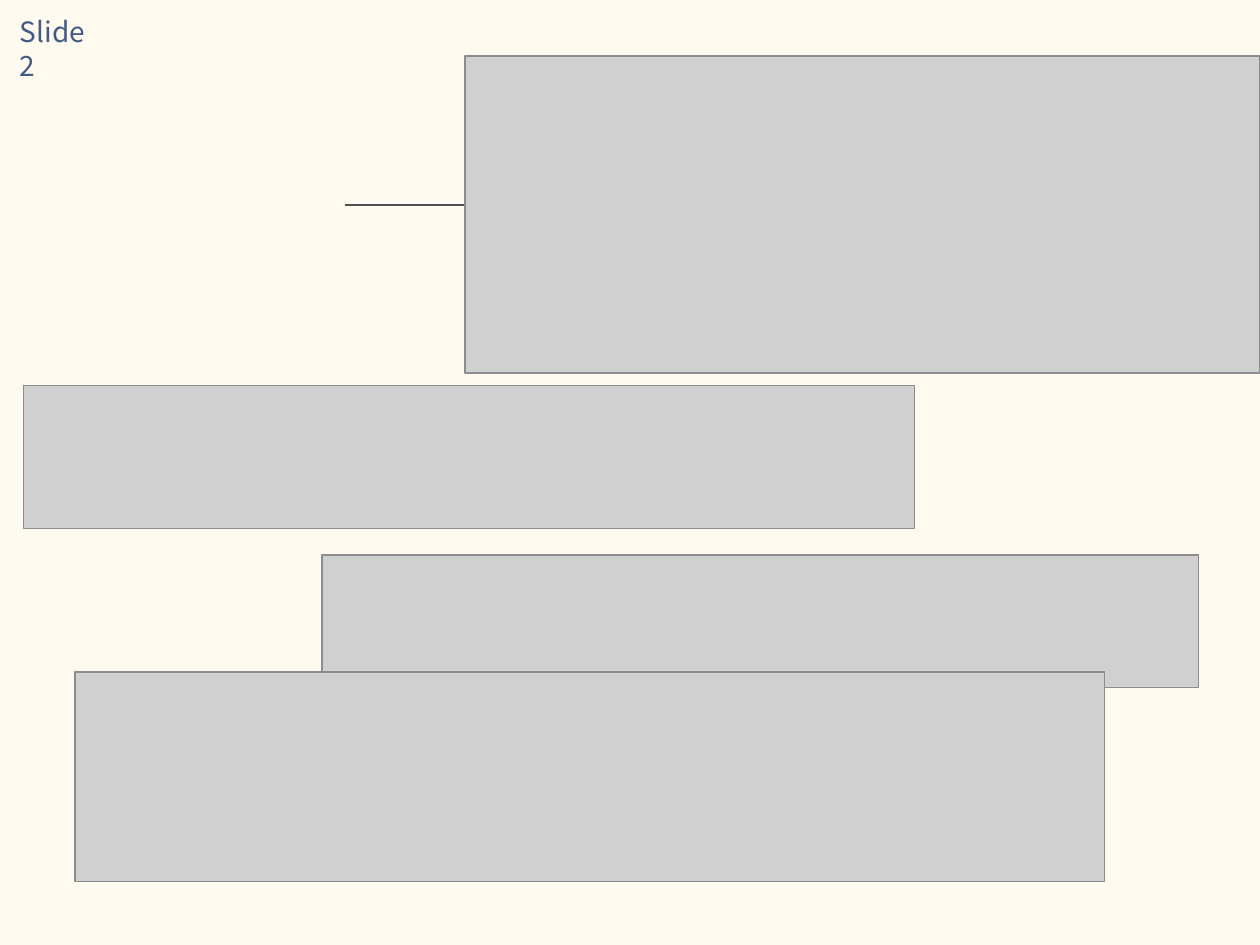
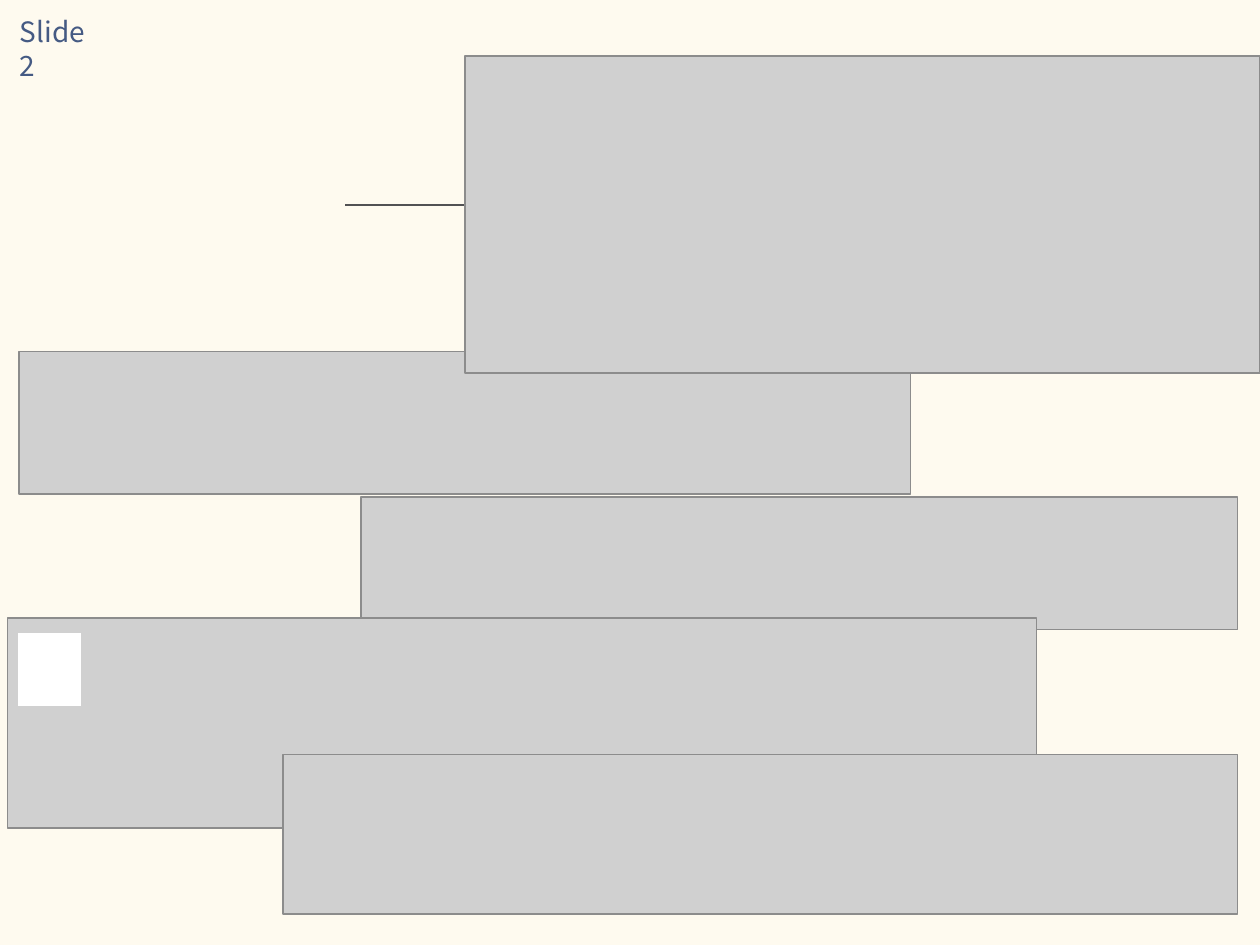
Before and after one commit to 97thCJY/CapstoneDesignDC, a slide deck: slide 3 of req_doc/DC 스마트그리드 홈 네트워크 제안서.pptx. Drawn at 1260x945 pixels with LibreOffice and Linux fonts; fonts in the diff are those of the drawing; grey boxes stand for pictures. Boxes give left, top, right and bottom in pixels: in the first picture for what was removed or moved away, otherwise in the second. Text is boxed around its words. In the diff, an @@ line names an element or a change of style, - is before the commit and + after.

```diff
--- a/req_doc/DC 스마트그리드 홈 네트워크 제안서.pptx
+++ b/req_doc/DC 스마트그리드 홈 네트워크 제안서.pptx
@@ picture: place and size @@
-picture at (23,386,915,528)
+picture at (19,352,911,494)
@@ picture: place and size @@
-picture at (323,554,1200,687)
+picture at (362,496,1239,629)
@@ picture: place and size @@
-picture at (76,672,1105,882)
+picture at (8,619,1037,829)
@@ rectangle added at (19,634,79,706), fill #FFFFFF, outline #FFFFFF 1 pt @@
@@ picture added at (284,755,1239,914) @@
```
Also in this commit, not shown: 4 other slides changed, 4 slides added, 5 other files.
